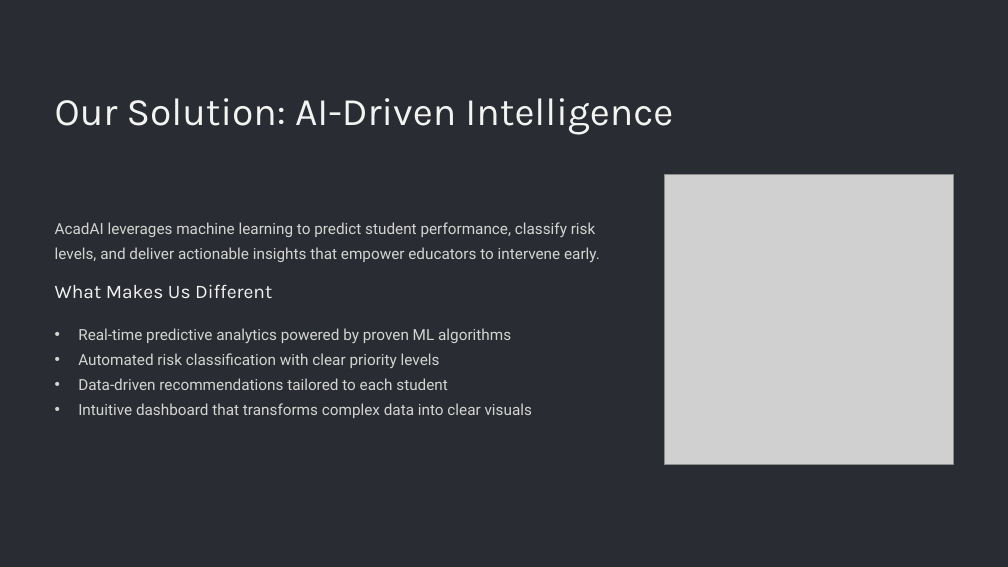
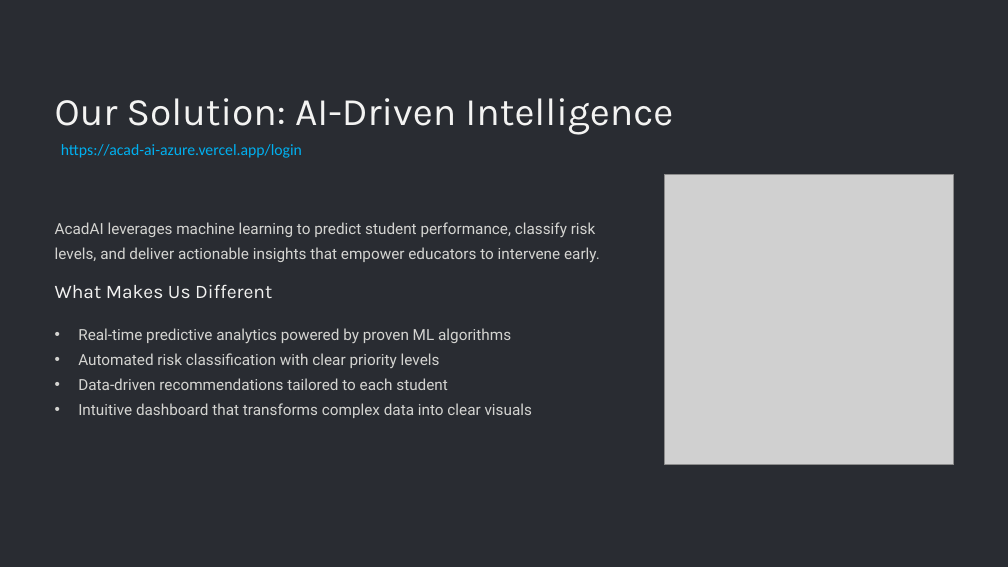
Before and after one commit to core-surya001/AcadAI, a slide deck: slide 3 of Presentation/AcadAI.pptx. Drawn at 1008x567 pixels with LibreOffice and Linux fonts; fonts in the diff are those of the drawing; grey boxes stand for pictures; background and template pictures are left out. Boxes give left, top, right and bottom in pixels: in the first picture for what was removed or moved away, otherwise in the second. Text is boxed around its words. In the diff, an @@ line names an element or a change of style, - is before the commit and + after.

```diff
--- a/Presentation/AcadAI.pptx
+++ b/Presentation/AcadAI.pptx
@@ text added at (61,144,302,158), 18 pt, text #00B0F0 @@
+https://acad-ai-azure.vercel.app/login
```
Also in this commit, not shown: 8 other files.
